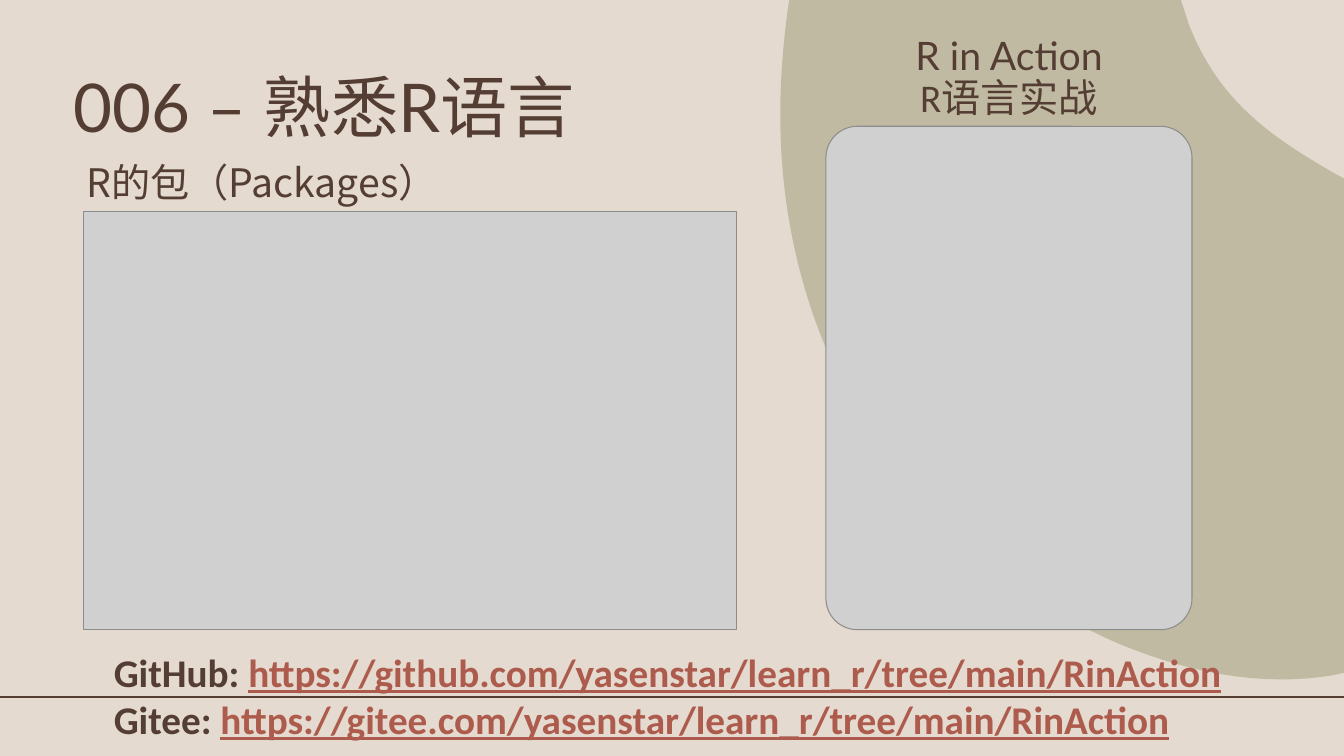
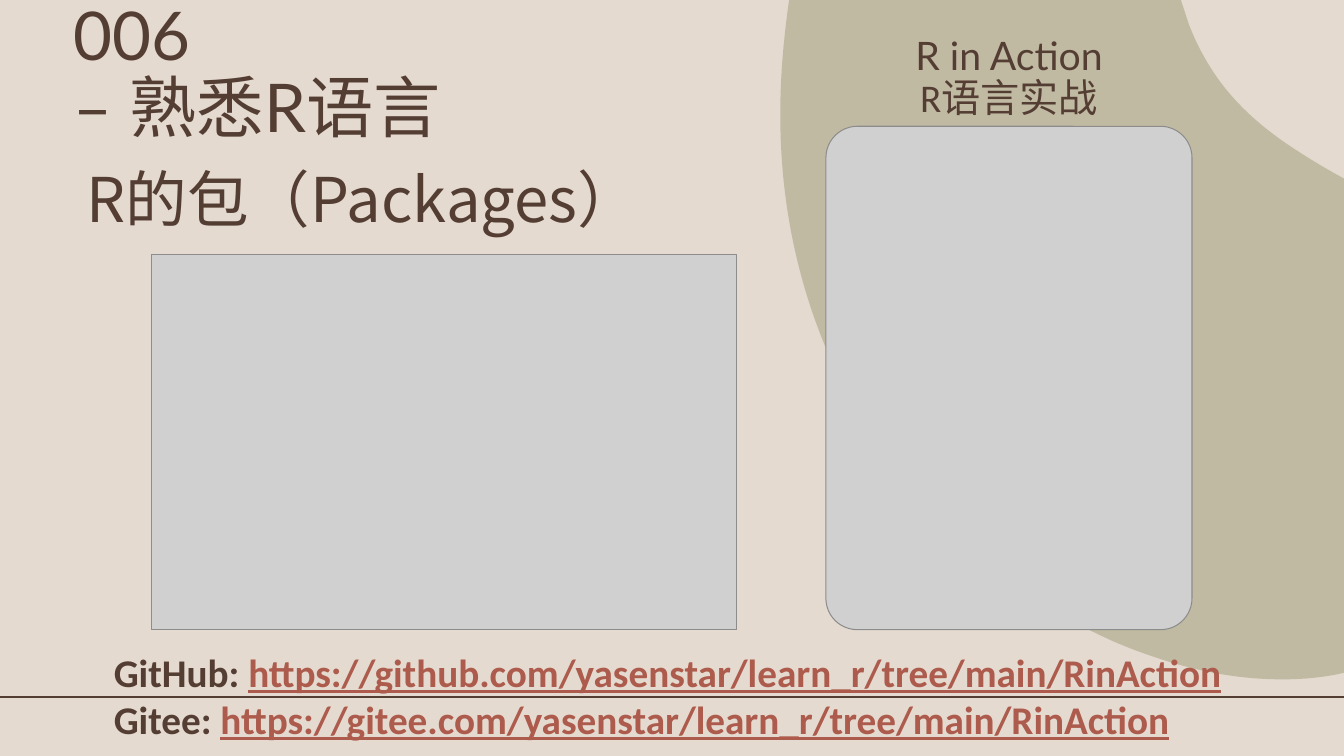
Before and after one commit to yasenstar/learn_r, a slide deck: slide 6 of RinAction/R_in_Action.pptx. Drawn at 1344x756 pixels with LibreOffice and Linux fonts; fonts in the diff are those of the drawing; grey boxes stand for pictures; background and template pictures are left out. Boxes give left, top, right and bottom in pixels: in the first picture for what was removed or moved away, otherwise in the second. Text is boxed around its words. In the diff, an @@ line names an element or a change of style, - is before the commit and + after.

Commit message:
update video 006 R Packages

```diff
--- a/RinAction/R_in_Action.pptx
+++ b/RinAction/R_in_Action.pptx
@@ title "006 – 熟悉R语言" rewrapped from box(74, 75, 575, 138) to box(74, 11, 441, 138) @@
@@ text "R的包（Packages）" at box(86, 169, 639, 238): size 28 to 44 pt @@
@@ picture: place and size @@
-picture at box(84, 211, 736, 629)
+picture at box(152, 255, 737, 630)
```
Also in this commit, not shown: 2 other files.
